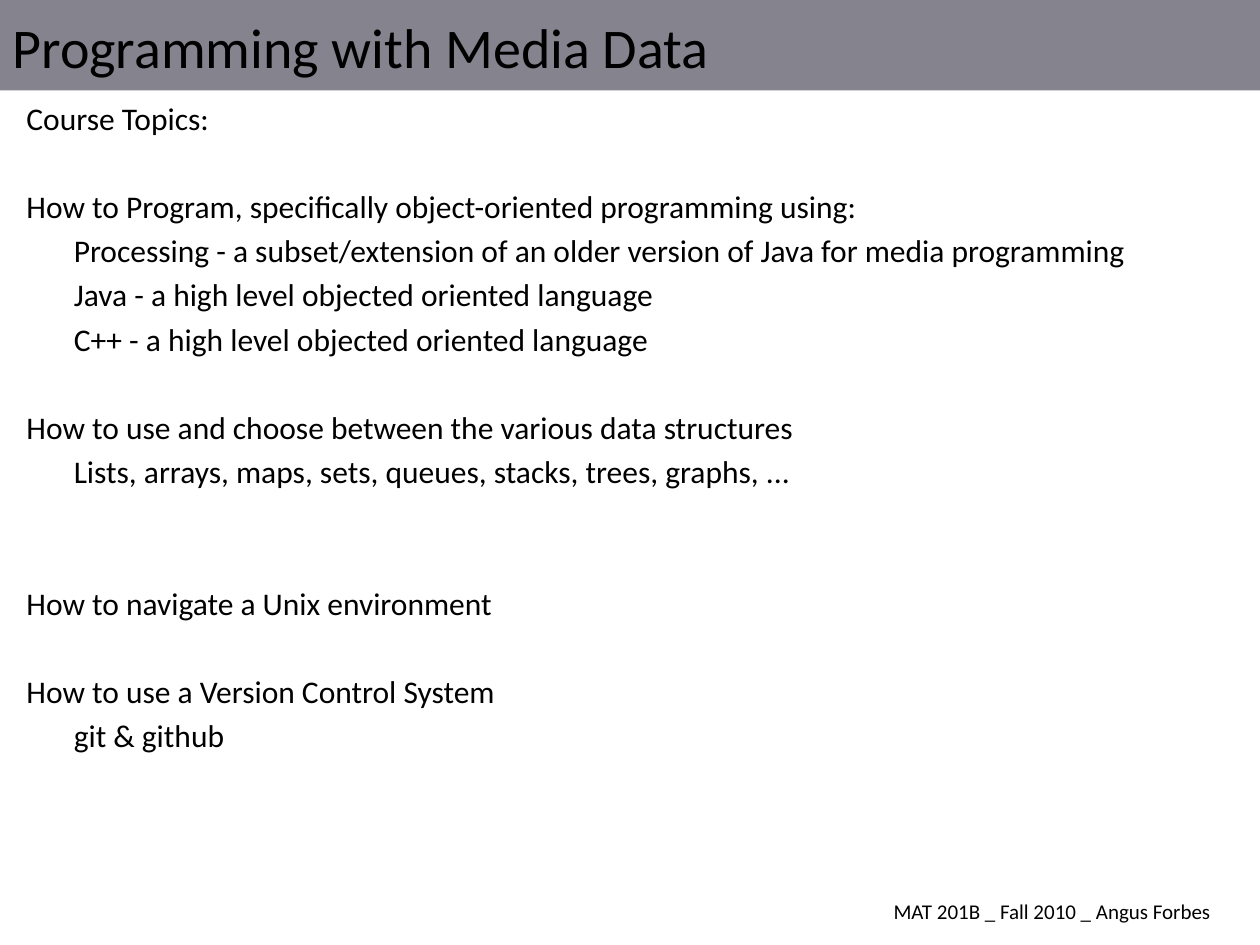
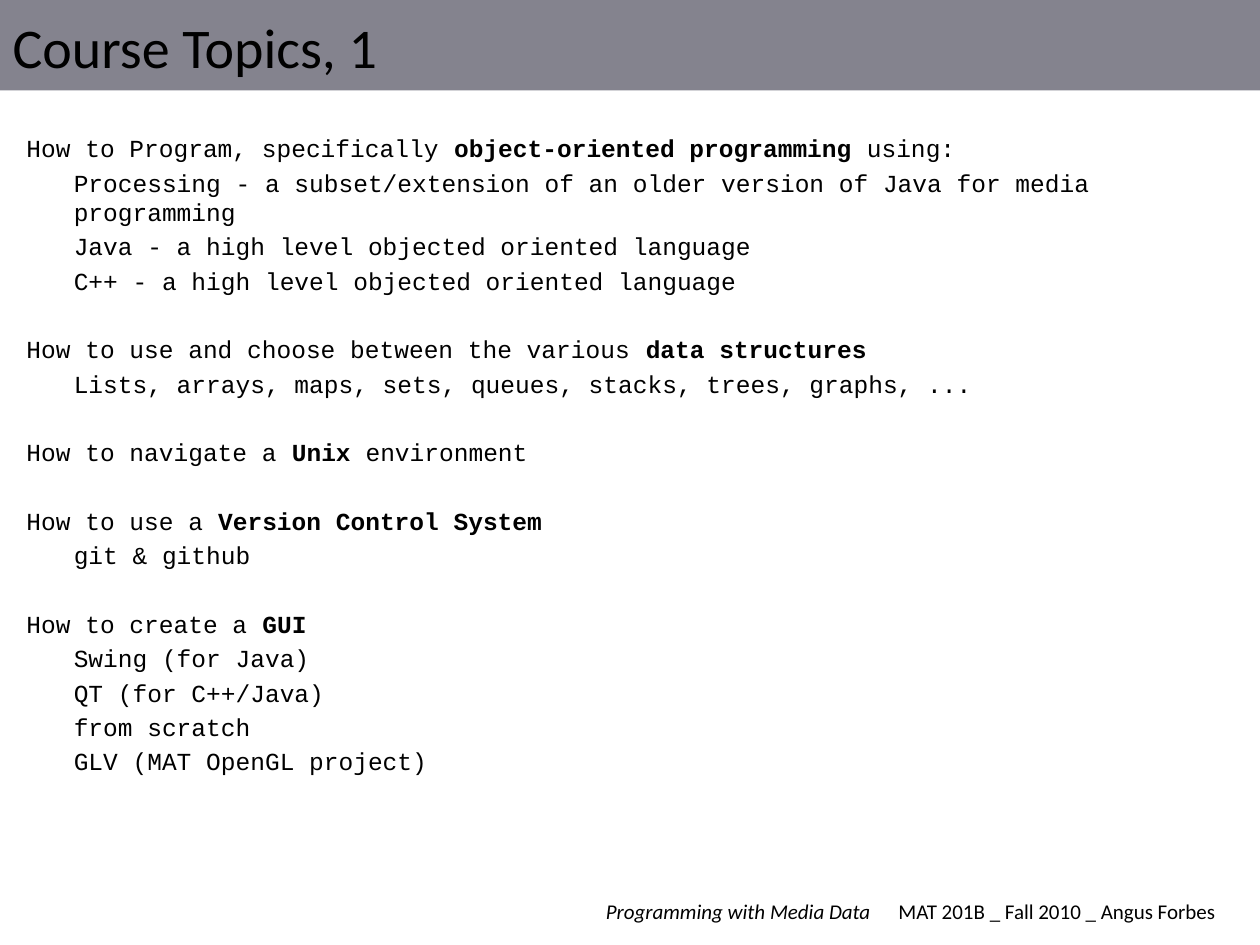
Before and after one commit to angusforbes/mat201b, a slide deck: slide 1 of slides/week1_thurs.pptx. Drawn at 1260x945 pixels with LibreOffice and Linux fonts; fonts in the diff are those of the drawing. Boxes give left, top, right and bottom in pixels: in the first picture for what was removed or moved away, otherwise in the second. Text is boxed around its words. In the diff, an @@ line names an element or a change of style, - is before the commit and + after.

```diff
--- a/slides/week1_thurs.pptx
+++ b/slides/week1_thurs.pptx
@@ title at [13, 29, 377, 77]: text changed @@
-Programming with Media Data
+Course Topics, 1
@@ text at [26, 108, 209, 135]: paragraph removed @@
-Course Topics:
@@ text at [26, 139, 1089, 569]: size 18 to 14 pt, font Calibri to Courier New in "How to Program, specifically object-oriented programming usi ...", "Processing - a subset/extension of an older ...", "Java - a high level objected oriented ...", "C++ - a high level objected oriented ..." and 5 more places; bold on in "object-oriented programming", "data structures", "Unix", "Version Control System" @@
@@ text at [26, 616, 427, 775]: paragraphs added @@
+How to create a GUI
+Swing (for Java)
+QT (for C++/Java)
+from scratch
+GLV (MAT OpenGL project)
@@ text "MAT 201B _ Fall 2010 ...": place and size @@
-text "MAT 201B _ Fall 2010 ..." at [894, 904, 1210, 923]
+text "MAT 201B _ Fall 2010 ..." at [898, 904, 1215, 923]
@@ text added at [606, 904, 870, 923], 12 pt, text #000000, italic @@
+Programming with Media Data
```
Also in this commit, not shown: 5 other slides changed, 10 slides added, 1 other file.
